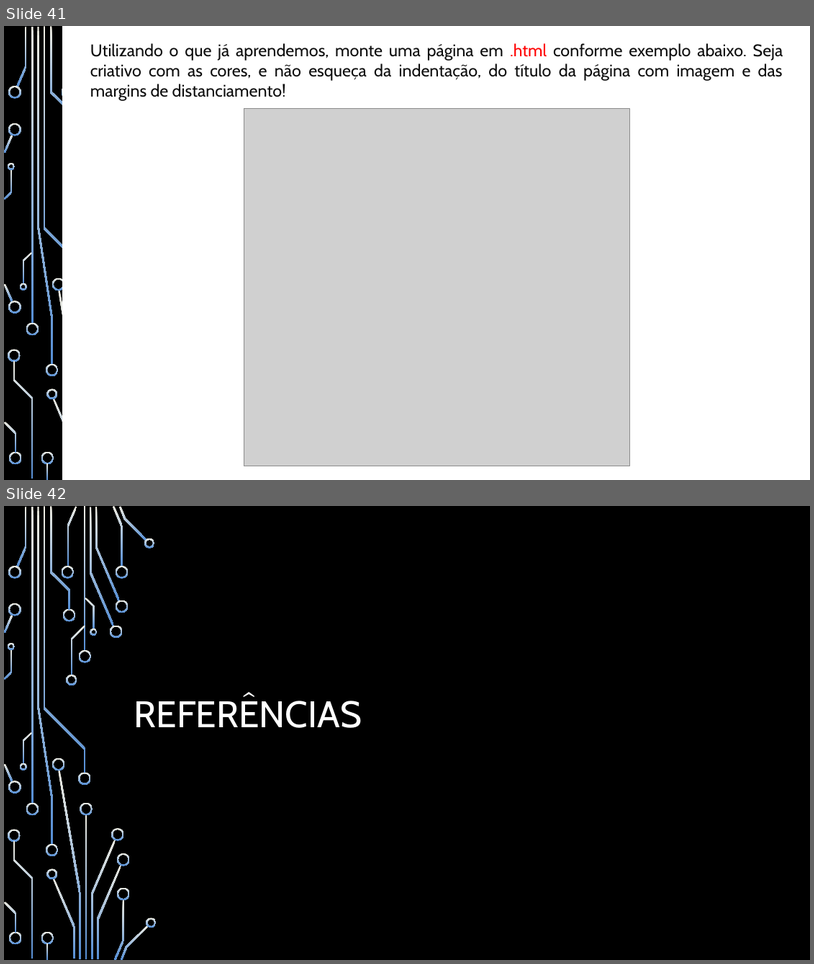
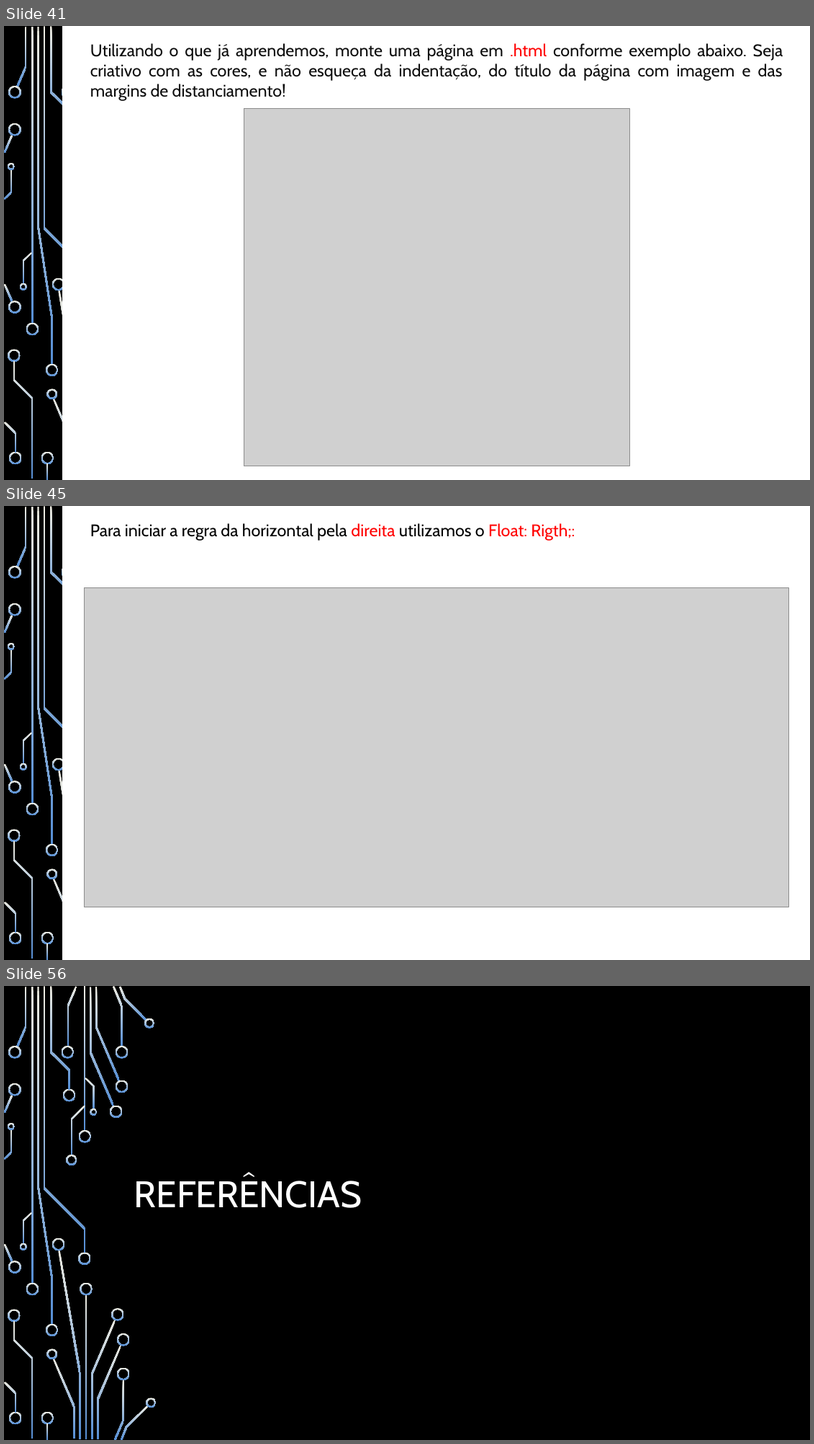
Before and after one commit to heitorsam/aulas_iep, a slide deck: documentos/Apostila - Desenvolvimento Web - IEP.pptx. Shown one above the other, each under a label of ours: slides 41 and 42 before the commit, slides 41, 45 and 56 after it; the slides between them are not shown. The pictures are 814x964 and 814x1444 pixels, drawn with LibreOffice and Linux fonts; fonts in the diff are those of the drawing; grey boxes stand for pictures; background and template pictures are left out. Boxes give left, top, right and bottom in pixels: in the first picture for what was removed or moved away, otherwise in the second. Text is boxed around its words. In the diff, an @@ line names an element or a change of style, - is before the commit and + after.

```diff
--- a/documentos/Apostila - Desenvolvimento Web - IEP.pptx
+++ b/documentos/Apostila - Desenvolvimento Web - IEP.pptx
@@ slide 45 added at [4,506,810,960], background picture (left out); not listed: 37 template elements that a slide beside it also shows @@
@@ rectangle added at [63,506,810,960], fill #FFFFFF, outline #FFFFFF 1.25 pt @@
@@ text added at [90,523,575,541], 20 pt, text #000000 @@
+Para iniciar a regra da horizontal pela direita utilizamos o Float: Rigth;:
@@ picture added at [85,587,790,906] @@
@@ what was slide 42 is now slide 56 @@
```
Also in this commit, not shown: 2 slides changed, 13 other slides added, 10 other files.
